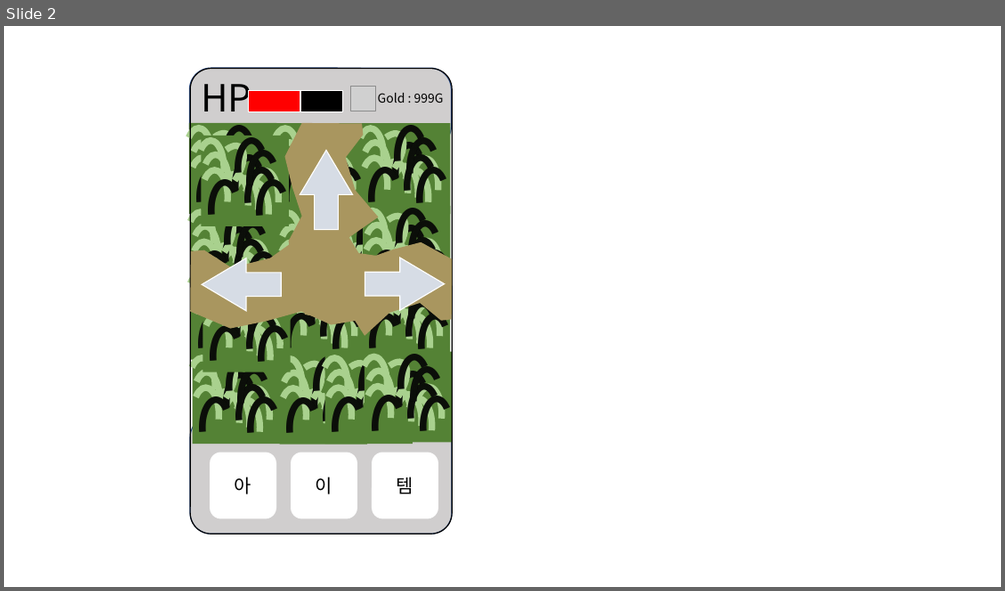
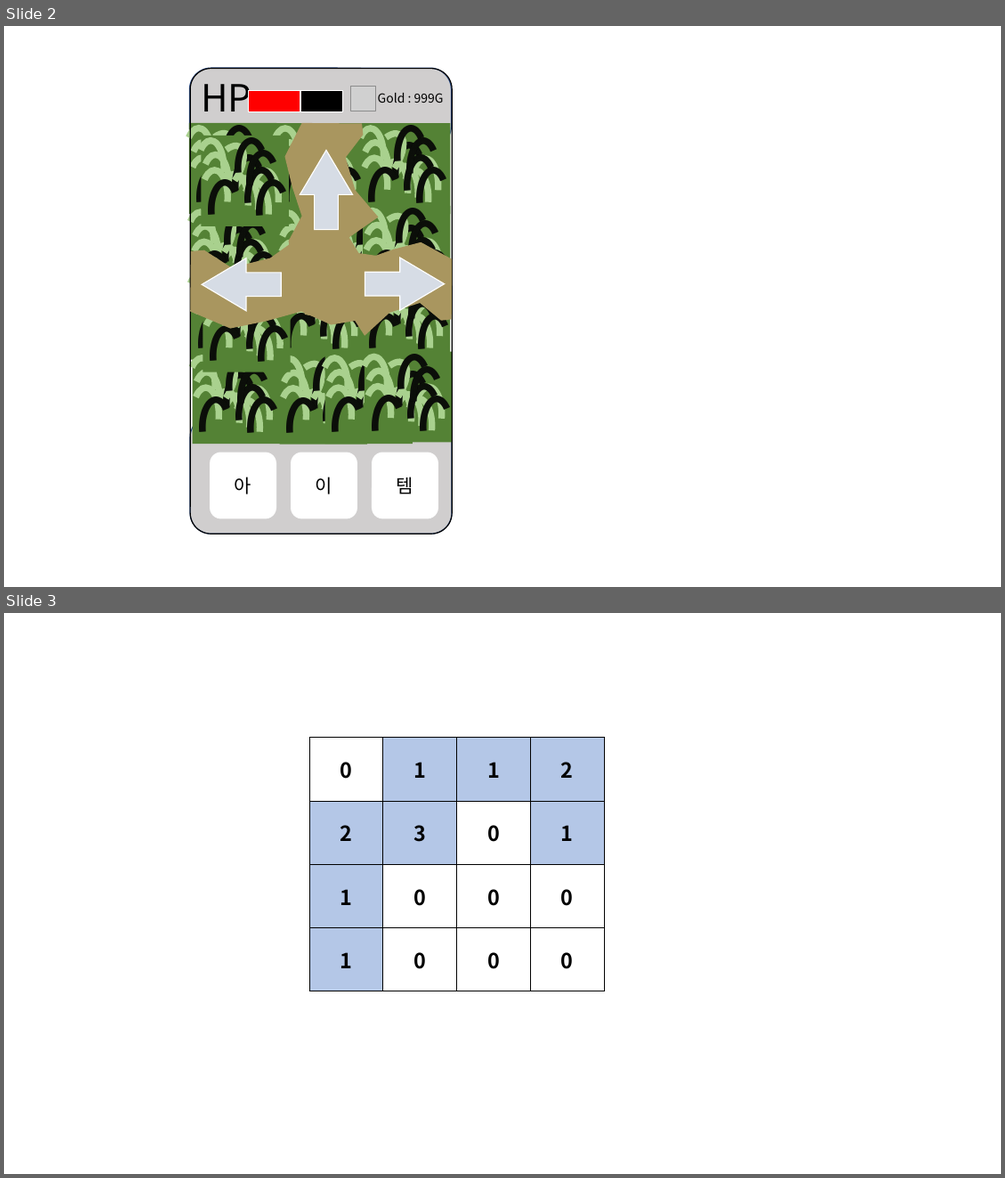
Before and after one commit to ChanMin0334/OnlyLuckHero, a slide deck: 기획/기획 및 임시 아트.pptm. Shown one above the other, each under a label of ours: slide 2 before the commit, slides 2 and 3 after it. The pictures are 1005x591 and 1005x1178 pixels, drawn with LibreOffice and Linux fonts; fonts in the diff are those of the drawing; grey boxes stand for pictures. Boxes give left, top, right and bottom in pixels: in the first picture for what was removed or moved away, otherwise in the second. Text is boxed around its words. In the diff, an @@ line names an element or a change of style, - is before the commit and + after.

```diff
--- a/기획/기획 및 임시 아트.pptm
+++ b/기획/기획 및 임시 아트.pptm
@@ slide 3 added at (4,613,1001,1174), background #FFFFFF @@
@@ table added at (309,738,606,991), 4 rows, 4 columns @@
+0 | 1 | 1 | 2
+2 | 3 | 0 | 1
+1 | 0 | 0 | 0
+1 | 0 | 0 | 0
```
Also in this commit, not shown: 15 other files.
